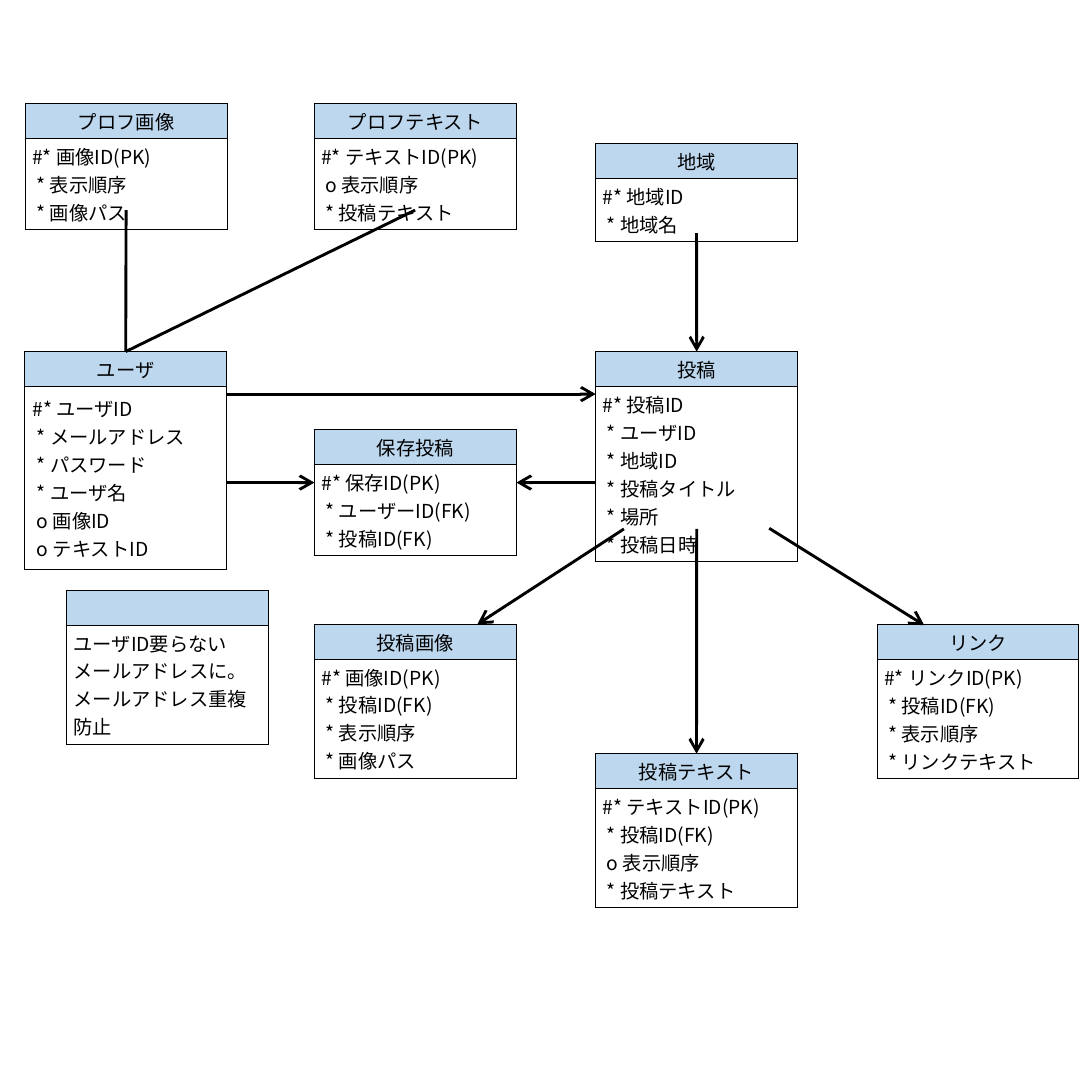
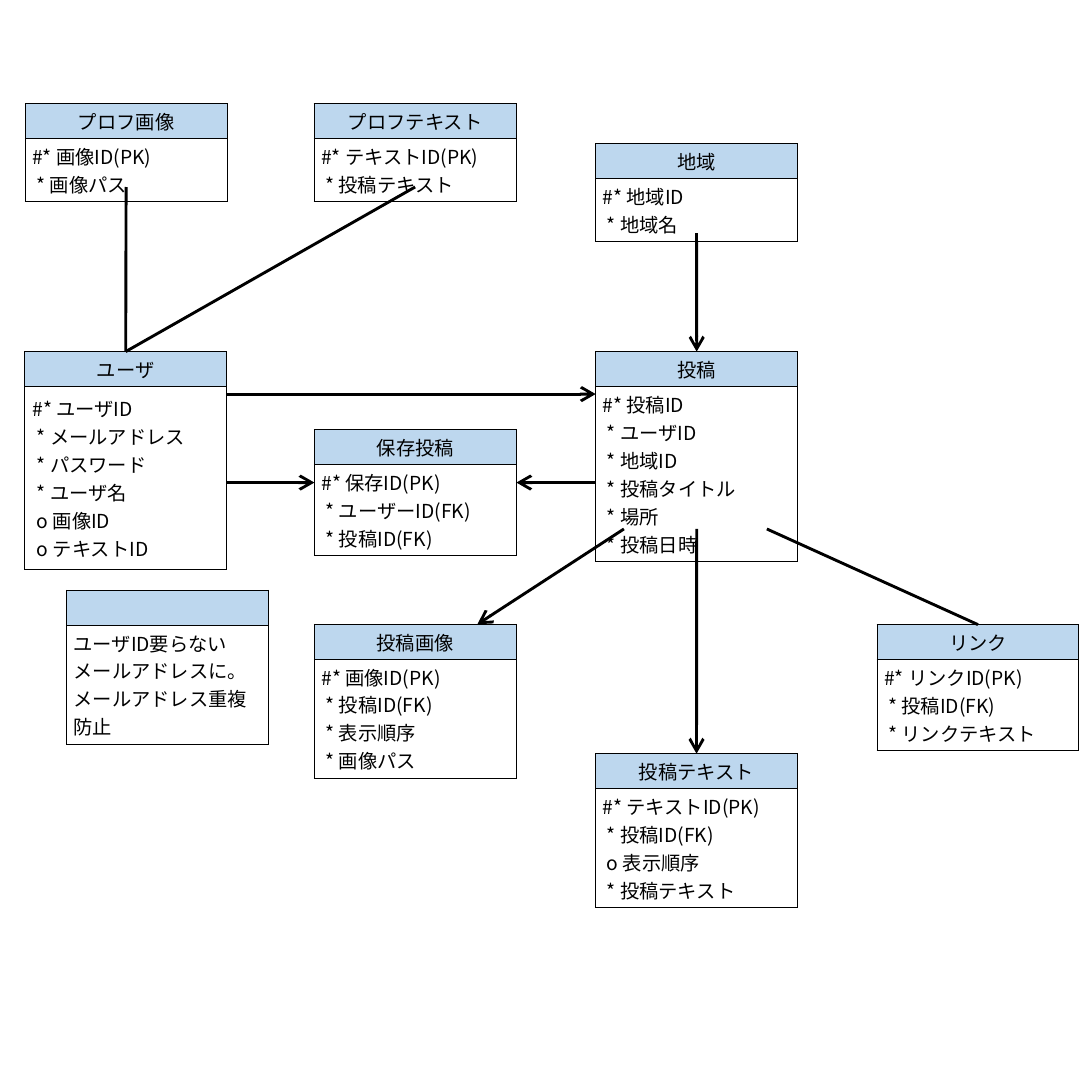
Before and after one commit to fu-syoji-t/SD3D_2023_Scrum3, a slide deck: slide 1 of 05ドキュメント/データベース/概念データモデル.pptx. Drawn at 1092x1092 pixels with LibreOffice and Linux fonts; fonts in the diff are those of the drawing. Boxes give left, top, right and bottom in pixels: in the first picture for what was removed or moved away, otherwise in the second. Text is boxed around its words. In the diff, an @@ line names an element or a change of style, - is before the commit and + after.

Commit message:
up

```diff
--- a/05ドキュメント/データベース/概念データモデル.pptx
+++ b/05ドキュメント/データベース/概念データモデル.pptx
@@ table at bbox=[25, 104, 227, 202] @@
-row 2, column 1: #* 画像ID(PK) * 表示順序 / * 画像パス
+row 2, column 1: #* 画像ID(PK) / * 画像パス
@@ table at bbox=[314, 104, 516, 202] @@
-row 2, column 1: #* テキストID(PK) o 表示順序 / * 投稿テキスト
+row 2, column 1: #* テキストID(PK) / * 投稿テキスト
@@ line moved from (125, 352) - (415, 210) to (125, 352) - (415, 187) @@
@@ line moved from (126, 210) - (125, 352) to (126, 187) - (125, 352) @@
@@ arrow moved from (924, 625) - (769, 528) to (767, 529) - (978, 625) @@
@@ arrow (767, 529) - (978, 625): arrow to line @@
@@ table at bbox=[877, 625, 1079, 746] @@
-row 2, column 1: #* リンクID(PK) / * 投稿ID(FK) * 表示順序 / * リンクテキスト
+row 2, column 1: #* リンクID(PK) / * 投稿ID(FK) / * リンクテキスト
```
